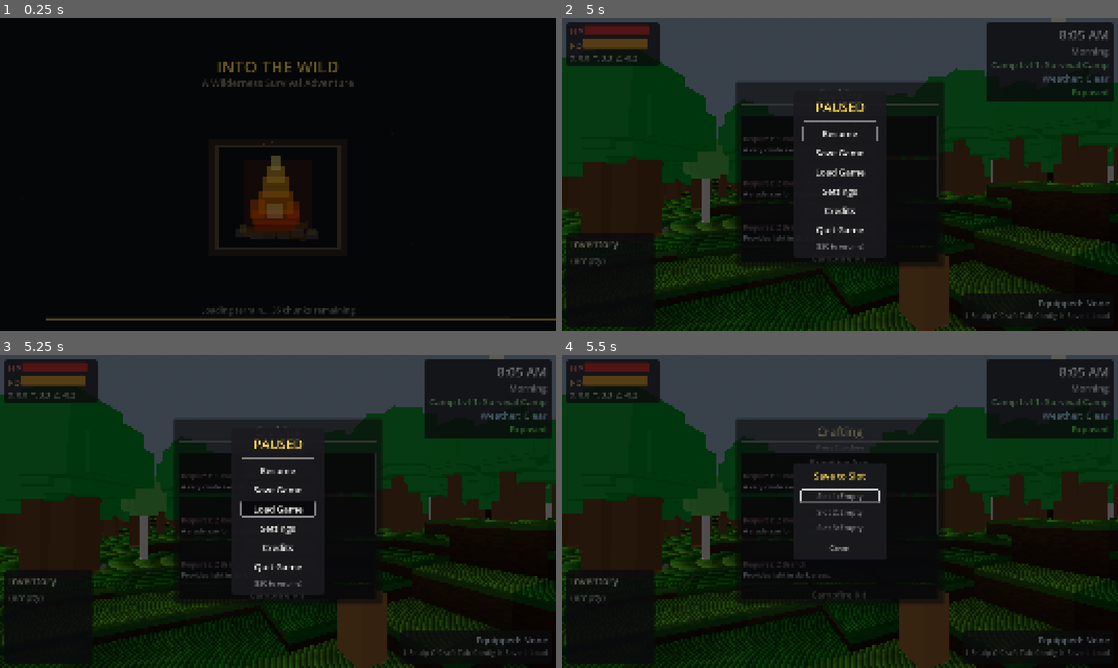
Above: before the commit, frames 1-4 (two rows, left to right).
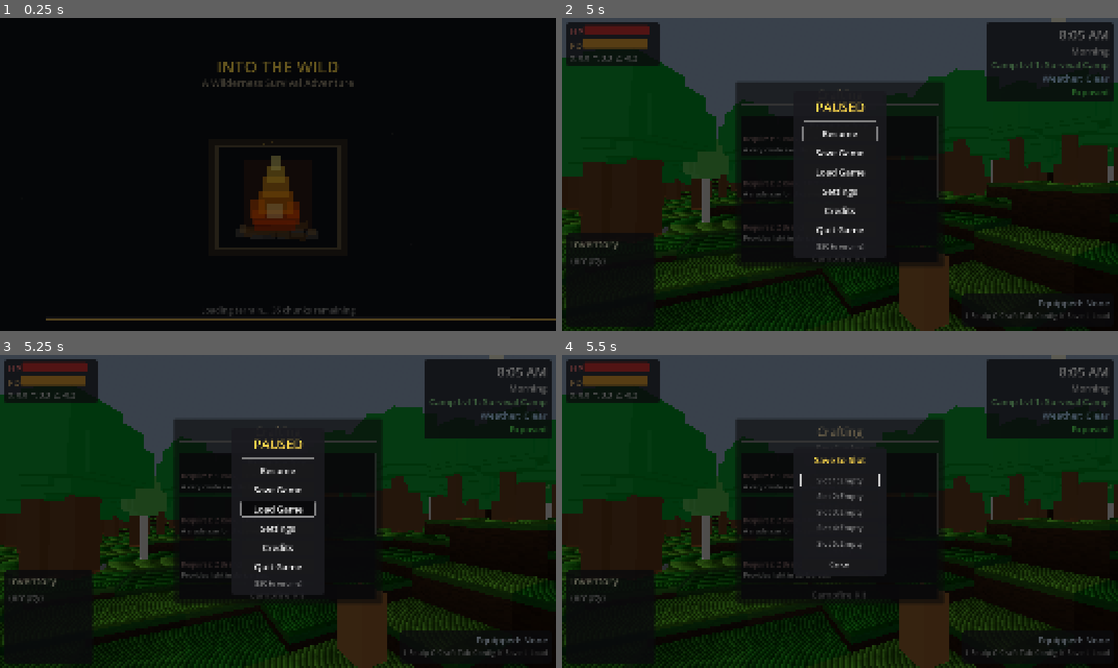
Above: after the commit, the same moments.

Repository: adchamberlain/into-the-wild
Game: Godot game, scene res://scenes/main.tscn
Same seed, same stepped clock (60 frames per second), same inputs: the game is played once before the commit and once after it.
Inputs (mouse positions are in pixels of both pictures, inside the frame that each line leads up to):
- Up to frame 1 (0.25 s): no input
- Up to frame 2 (5 s): tap Enter at 0.5, 2 s; move the mouse to (867, 174) at 0.52 s; hold F (eat) 0.53-1.28 s; hold W (move_forward) 0.53-4.25 s; click (867, 174) at 0.67 s; tap Space (jump) at 0.77, 1.07, 1.25, 1.52, 1.82, 3.02, 3.32, 3.77, 4.07 s; move the mouse to (812, 174) at 1.27 s; tap F (eat) at 1.35, 2.3, 3.05, 3.8 s; move the mouse to (851, 168) at 2.02 s; hold E (interact) 2.03-2.78 s; move the mouse to (834, 180) at 2.77 s; tap M (move_structure) at 2.85 s; click (834, 180) at 2.92 s; move the mouse to (878, 177) at 3.52 s; hold C (open_crafting) 3.53-4.25 s; tap Escape (pause) at 4.15 s; drag from (673, 127) to (756, 96) at 4.27 s
- Up to frame 3 (5.25 s): tap Space (jump) at 5 s; move the mouse to (305, 511) at 5.02 s; hold S (move_backward) from 5.03 s (still down); hold Q (unequip) from 5.03 s (still down); click (305, 511) at 5.17 s
- Up to frame 4 (5.5 s): keep holding S (move_backward); keep holding Q (unequip); tap F (eat) at 5.3 s

Frames 1-3 are identical in both runs. In frame 4, 0.7% of the frame differs, in the area x 42-58%, y 32-71%.

Commit message:
Expand save slots to 5 and auto-save deaths to slot 5
Co-Authored-By: Claude Opus 4.6 <noreply@anthropic.com>

Diff:
--- a/scripts/core/save_load.gd
+++ b/scripts/core/save_load.gd
@@ -10,7 +10,7 @@
 const SAVE_DIR: String = "user://saves/"
 const SAVE_FILE: String = "save.json"  # Legacy single save file (backward compatibility)
 const SAVE_VERSION: int = 1
-const NUM_SLOTS: int = 3
+const NUM_SLOTS: int = 5
 # Node references (set in _ready or via exported paths)
 @export var player_path: NodePath
 @export var time_manager_path: NodePath
--- a/scripts/player/player_controller.gd
+++ b/scripts/player/player_controller.gd
@@ -854,10 +854,10 @@
 
 	# Auto-save after respawn
 	var save_load: Node = get_node_or_null("/root/Main/SaveLoad")
-	if save_load and save_load.has_method("save_game"):
-		# Defer to let position update first
-		save_load.call_deferred("save_game")
-		print("[Player] Auto-saved after respawn")
+	if save_load and save_load.has_method("save_game_slot"):
+		# Defer to let position update first - auto-save deaths to slot 5
+		save_load.call_deferred("save_game_slot", 5)
+		print("[Player] Auto-saved after respawn to slot 5")
 
 
 ## Update respawn position from the latest shelter/bed structure.
--- a/scripts/ui/pause_menu.gd
+++ b/scripts/ui/pause_menu.gd
@@ -339,8 +339,8 @@
 	var sep: HSeparator = HSeparator.new()
 	vbox.add_child(sep)
 
-	# Create 3 slot buttons
-	for i: int in range(3):
+	# Create 5 slot buttons
+	for i: int in range(5):
 		var btn: Button = Button.new()
 		btn.name = "Slot%dButton" % (i + 1)
 		btn.text = "Slot %d: Empty" % (i + 1)
@@ -382,7 +382,7 @@
 		title.text = "Save to Slot" if is_saving else "Load from Slot"
 
 	var slots_info: Array[Dictionary] = save_load.get_all_slots_info()
-	for i: int in range(min(3, slot_buttons.size() - 1)):  # -1 to exclude cancel button
+	for i: int in range(min(5, slot_buttons.size() - 1)):  # -1 to exclude cancel button
 		var btn: Button = slot_buttons[i]
 		var info: Dictionary = slots_info[i]
 		if info["empty"]:
